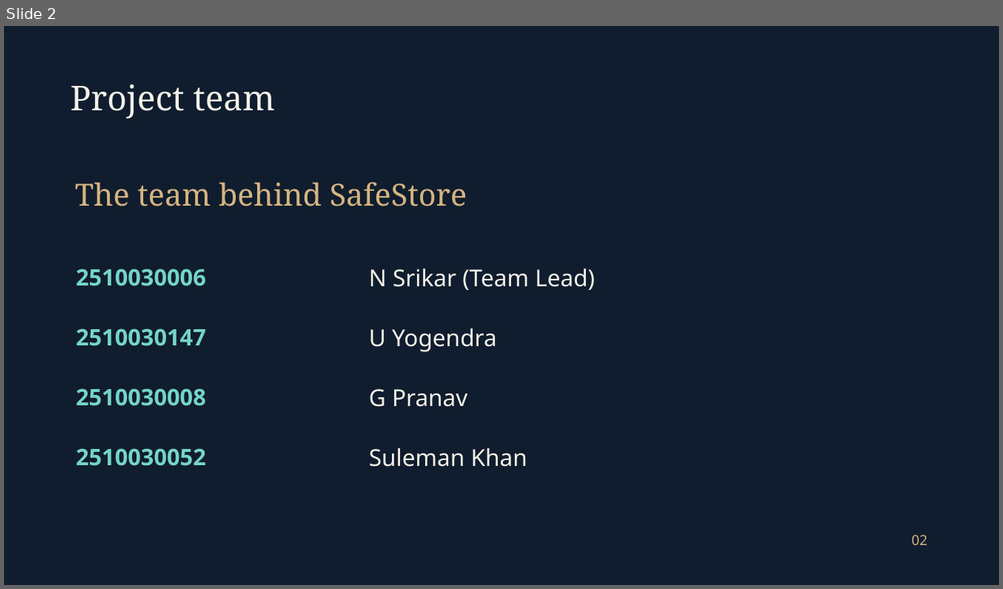
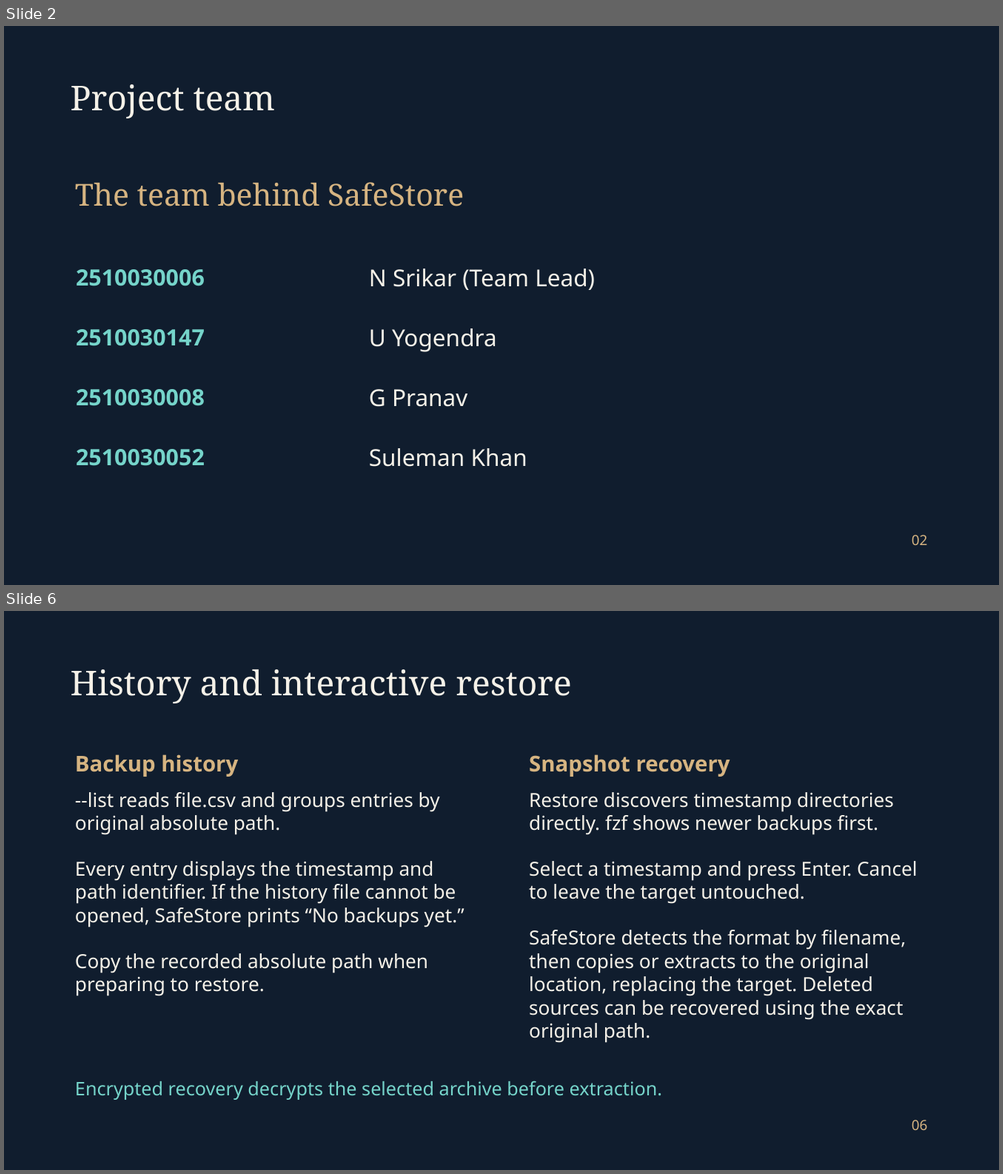
Before and after one commit to srikar0006/safestore, a slide deck: Presentations/SafeStore_Final.pptx. Shown one above the other, each under a label of ours: slide 2 before the commit, slides 2 and 6 after it; the slides between them are not shown. The pictures are 1003x589 and 1003x1174 pixels, drawn with LibreOffice and Linux fonts; fonts in the diff are those of the drawing; background and template pictures are left out. Boxes give left, top, right and bottom in pixels: in the first picture for what was removed or moved away, otherwise in the second. Text is boxed around its words. In the diff, an @@ line names an element or a change of style, - is before the commit and + after.

```diff
--- a/Presentations/SafeStore_Final.pptx
+++ b/Presentations/SafeStore_Final.pptx
@@ slide 6 added at <box>4,611,999,1170</box>, background picture (left out) @@
@@ text added at <box>71,669,572,703</box>, 33 pt, text #F5F1E8 @@
+History and interactive restore
@@ text added at <box>75,755,238,777</box>, 21 pt, text #D6B481, bold @@
+Backup history
@@ text added at <box>529,755,730,777</box>, 21 pt, text #D6B481, bold @@
+Snapshot recovery
@@ text added at <box>75,792,464,997</box>, 18.8 pt, text #F5F1E8 @@
+--list reads file.csv and groups entries by original absolute path.
+Every entry displays the timestamp and path identifier. If the history file cannot be opened, SafeStore prints “No backups yet.”
+Copy the recorded absolute path when preparing to restore.
@@ text added at <box>529,792,917,1043</box>, 18.8 pt, text #F5F1E8 @@
+Restore discovers timestamp directories directly. fzf shows newer backups first.
+Select a timestamp and press Enter. Cancel to leave the target untouched.
+SafeStore detects the format by filename, then copies or extracts to the original location, replacing the target. Deleted sources can be recovered using the exact original path.
@@ text added at <box>75,1081,662,1100</box>, 18 pt, text #75D4CA @@
+Encrypted recovery decrypts the selected archive before extraction.
@@ text added at <box>911,1120,928,1130</box>, 13.5 pt, text #D6B481 @@
+06
@@ slide 2 changed as well @@
@@ text "The team behind SafeStore" at <box>75,182,464,207</box>: size 29.5 to 29.2 pt @@
@@ size 22 to 21.8 pt in 4 elements at <box>76,269,205,286</box>, <box>76,329,205,346</box>, <box>76,389,205,406</box>, <box>76,449,205,466</box> @@
```
Also in this commit, not shown: 5 other slides changed, 2 other slides added, 13 slides removed.
